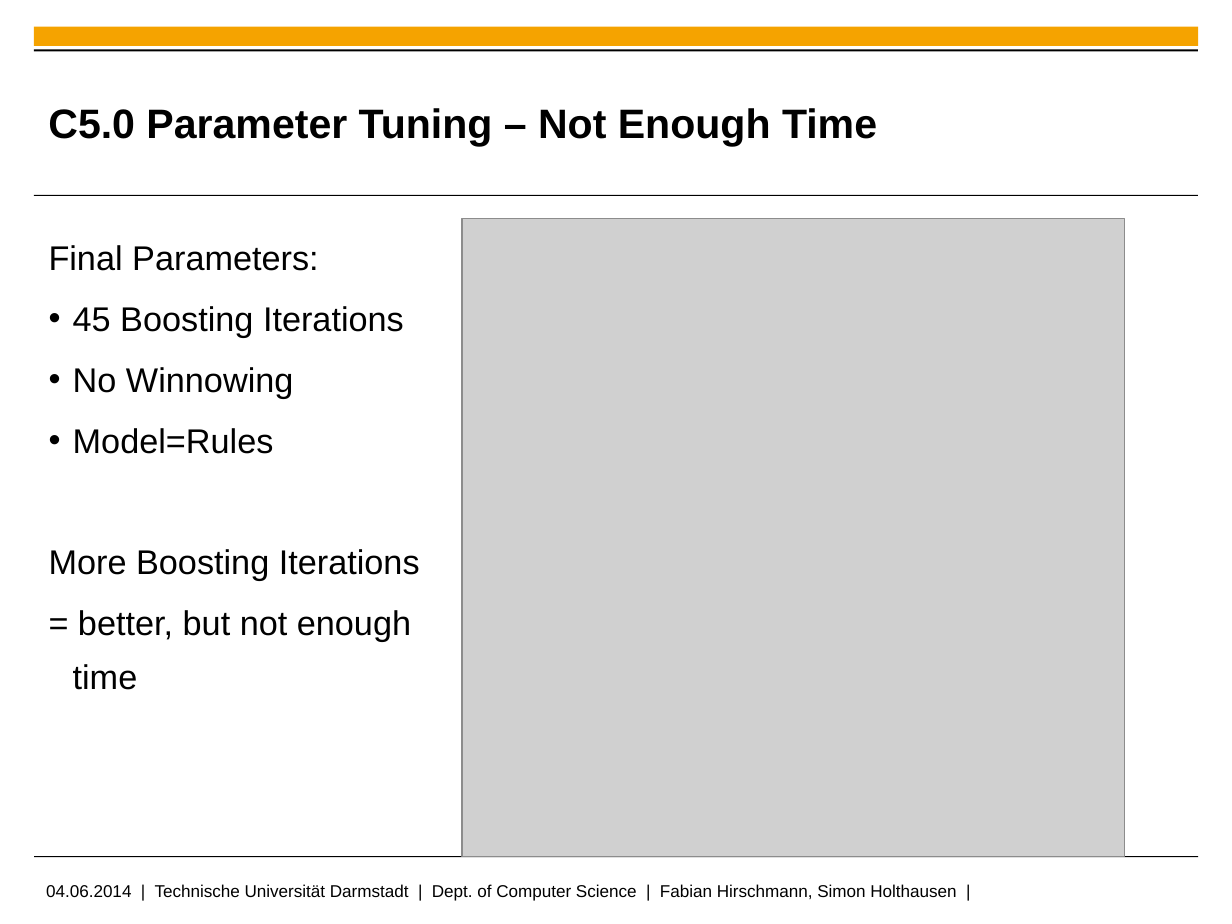
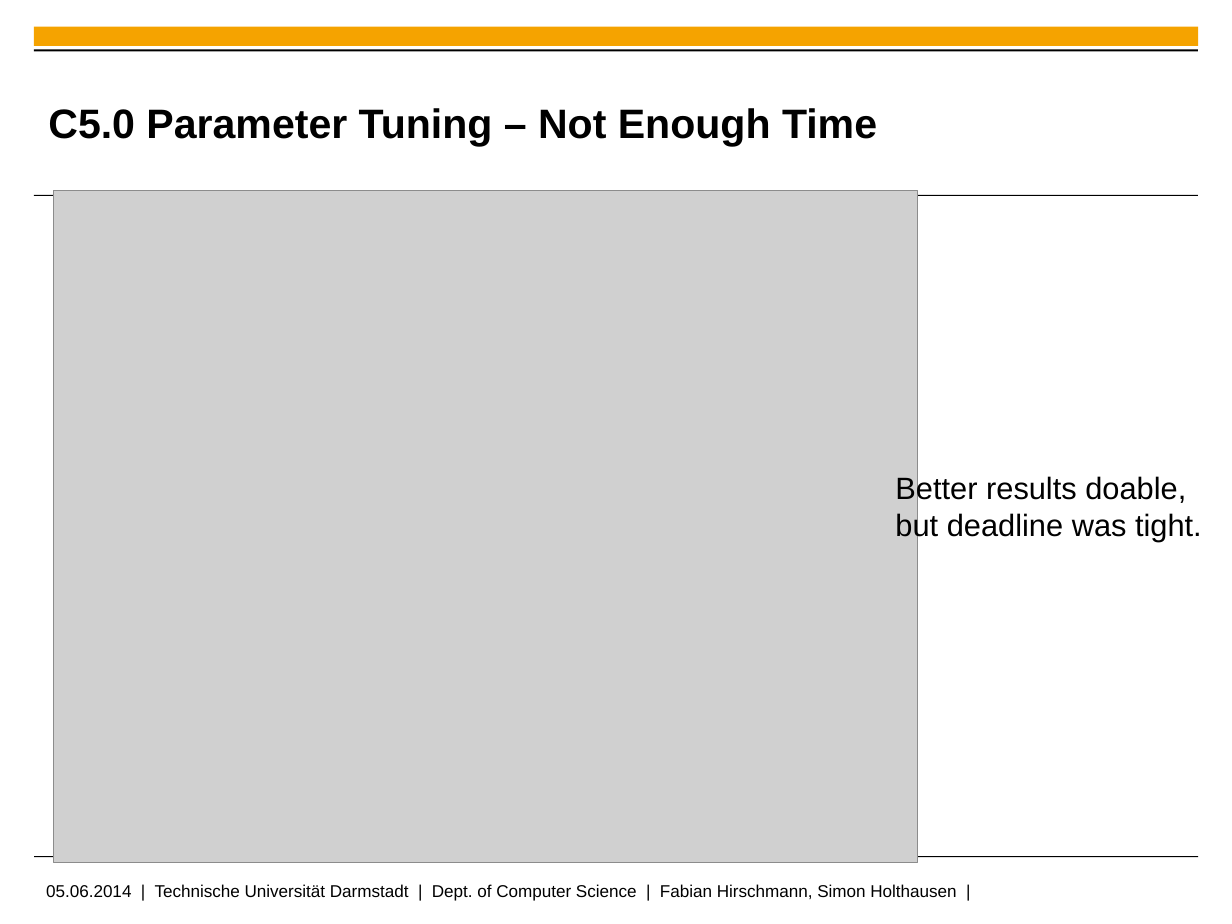
Before and after one commit to fhirschmann/ml_dmc2014, a slide deck: slide 7 of doc/pres-prudsys.pptx. Drawn at 1232x924 pixels with LibreOffice and Linux fonts; fonts in the diff are those of the drawing; grey boxes stand for pictures; background and template pictures are left out. Boxes give left, top, right and bottom in pixels: in the first picture for what was removed or moved away, otherwise in the second. Text is boxed around its words. In the diff, an @@ line names an element or a change of style, - is before the commit and + after.

```diff
--- a/doc/pres-prudsys.pptx
+++ b/doc/pres-prudsys.pptx
@@ picture added at [53, 191, 918, 864] @@
@@ picture removed at [462, 218, 1125, 856] @@
@@ text removed at [49, 245, 420, 690] @@
-Final Parameters:
-• 45 Boosting Iterations
-• No Winnowing
-• Model=Rules
-More Boosting Iterations
-= better, but not enough
-time
@@ text added at [895, 474, 1202, 541], 18 pt, text #000000 @@
+Better results doable,
+but deadline was tight.
@@ text at [46, 884, 956, 901]: text changed @@
-04.06.2014 | Technische Universität Darmstadt | Dept. of Computer Science | Fabian Hirschmann, Simon Holthausen |
+05.06.2014 | Technische Universität Darmstadt | Dept. of Computer Science | Fabian Hirschmann, Simon Holthausen |
```
Also in this commit, not shown: 7 other slides changed, 1 other file.
